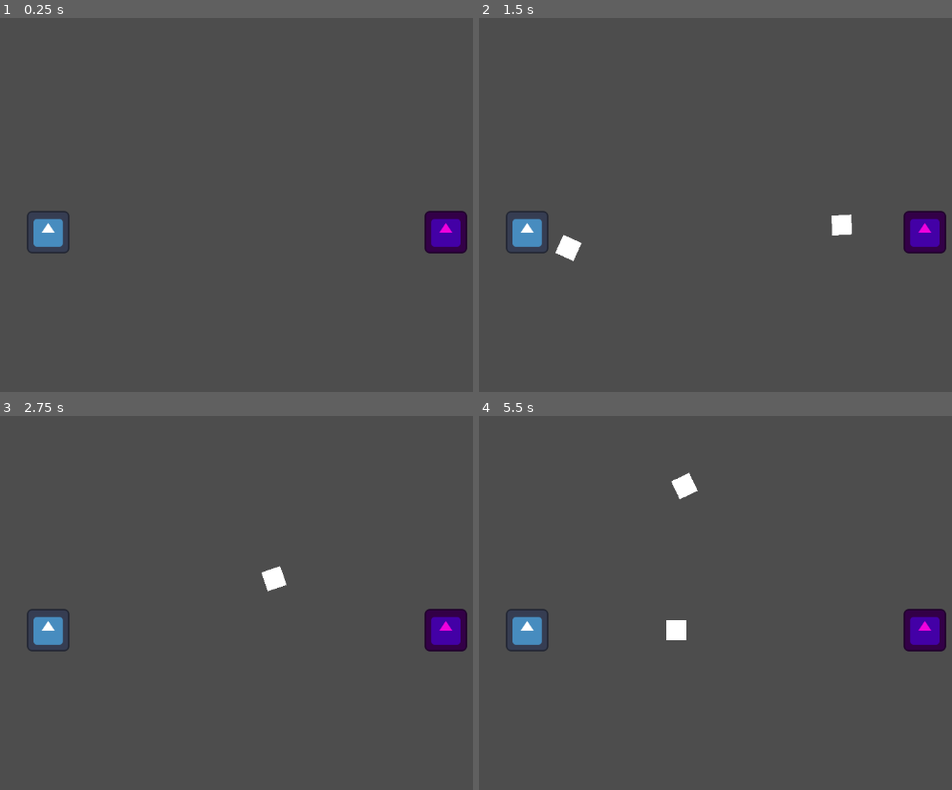
Above: before the commit, frames 1-4 (two rows, left to right).
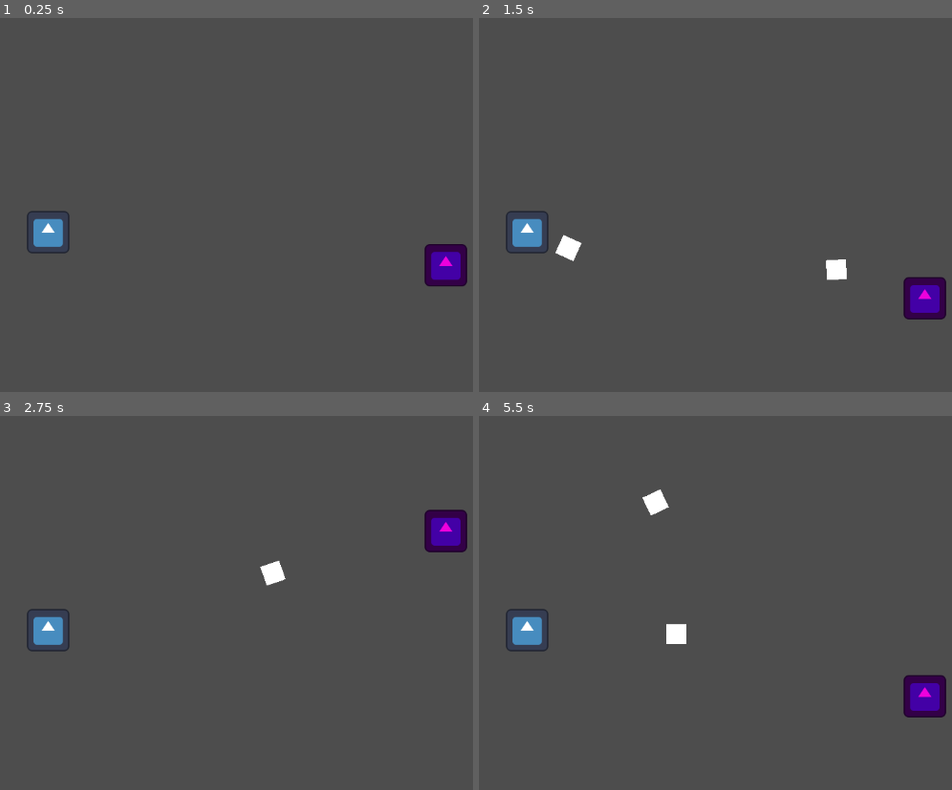
Above: after the commit, the same moments.

Repository: yueqianjian/BezierBullet
Game: Godot game, scene res://main.tscn
Two runs of this game, one before a commit and one after it. Both use one fixed random seed, a clock stepped at 60 frames per second and the inputs below. The engine's default icon, where the game draws it, is replaced by a stand-in: a white triangle on a blue panel in a dark square.
Inputs (mouse positions are in pixels of both pictures, inside the frame that each line leads up to):
- Up to frame 1 (0.25 s): no input
- Up to frame 2 (1.5 s): move the mouse to (895, 212) at 0.52 s; press the mouse at (895, 212) at 0.53 s; move the mouse to (573, 253) at 1.27 s; release the mouse at (573, 253) at 1.28 s; click (573, 253) at 1.35 s
- Up to frame 3 (2.75 s): move the mouse to (321, 535) at 2.02 s; press the mouse at (321, 535) at 2.03 s
- Up to frame 4 (5.5 s): move the mouse to (687, 715) at 2.77 s; release the mouse at (687, 715) at 2.78 s; click (687, 715) at 2.85 s; move the mouse to (outside the picture) at 3.52 s; press the mouse at (outside the picture) at 3.53 s; move the mouse to (497, 565) at 4.27 s; release the mouse at (497, 565) at 4.28 s; click (497, 565) at 4.35 s; move the mouse to (762, 629) at 5.02 s; press the mouse at (762, 629) at 5.03 s

The runs differ from the first frame. In frame 1, 1.7% of the frame differs, in the area x 89-99%, y 51-72%; in frame 2, 2.5%; in frame 3, 2.2%; in frame 4, 2.6%, in the area x 34-99%, y 15-81%.

Commit message:
update bullet

Diff:
--- a/bullet.gd
+++ b/bullet.gd
@@ -7,26 +7,34 @@
 var target_point = Vector2.ZERO
 var start_control_point = Vector2.ZERO
 var target_control_point = Vector2.ZERO
+var next_point = Vector2.ZERO
 var t = 0.0
 
 func _ready():
 	look_at(get_global_mouse_position())
 	direction = (get_global_mouse_position() - global_position).normalized()
+	next_point = global_position
+	start_point = global_position
 
+
+func set_next_point(delta):
 	var enemy = get_tree().get_first_node_in_group("enemy") as Node2D
 	if !enemy:
 		return
 
-	start_point = global_position
-	target_point = enemy.global_position
-	start_control_point = direction * (start_point.distance_to(target_point) / 0.3)
-	target_control_point = target_point
+	t = min((speed * delta / 500) + t, 1)
+	start_control_point = direction * (global_position.distance_to(enemy.global_position) / 0.3)
+	next_point = global_position.bezier_interpolate(start_control_point, enemy.global_position, enemy.global_position, t)
 
 
 func _physics_process(delta):
-	t = min((speed * delta / 500) + t, 1)
-	var new_point = start_point.bezier_interpolate(start_control_point, target_control_point, target_point, t)
-	global_position = global_position.move_toward(new_point, speed * delta)
+	var enemy = get_tree().get_first_node_in_group("enemy") as Node2D
+	if !enemy:
+		global_position += direction * delta * speed
+		return
+
+	set_next_point(delta)
+	global_position = global_position.move_toward(next_point, speed * delta)
 
 
 func _on_timer_timeout():
--- a/main.tscn
+++ b/main.tscn
@@ -1,7 +1,45 @@
-[gd_scene load_steps=3 format=3 uid="uid://dffr00x5cne8y"]
+[gd_scene load_steps=6 format=3 uid="uid://dffr00x5cne8y"]
 
 [ext_resource type="PackedScene" uid="uid://yq2xwp08rliq" path="res://player.tscn" id="1_qljpj"]
 [ext_resource type="PackedScene" uid="uid://be0bi8gra4elk" path="res://enemy.tscn" id="2_euvme"]
+
+[sub_resource type="Animation" id="Animation_16uml"]
+resource_name = "move"
+length = 4.0
+loop_mode = 1
+tracks/0/type = "value"
+tracks/0/imported = false
+tracks/0/enabled = true
+tracks/0/path = NodePath("Enemy:position")
+tracks/0/interp = 1
+tracks/0/loop_wrap = true
+tracks/0/keys = {
+"times": PackedFloat32Array(0, 1, 3),
+"transitions": PackedFloat32Array(1, 1, 1),
+"update": 0,
+"values": [Vector2(300, 0), Vector2(300, 200), Vector2(300, -200)]
+}
+
+[sub_resource type="Animation" id="Animation_pq2cj"]
+length = 0.001
+tracks/0/type = "value"
+tracks/0/imported = false
+tracks/0/enabled = true
+tracks/0/path = NodePath("Enemy:position")
+tracks/0/interp = 1
+tracks/0/loop_wrap = true
+tracks/0/keys = {
+"times": PackedFloat32Array(0),
+"transitions": PackedFloat32Array(1),
+"update": 0,
+"values": [Vector2(300, 0)]
+}
+
+[sub_resource type="AnimationLibrary" id="AnimationLibrary_gmckh"]
+_data = {
+"RESET": SubResource("Animation_pq2cj"),
+"move": SubResource("Animation_16uml")
+}
 
 [node name="Main" type="Node2D"]
 
@@ -14,3 +52,9 @@
 position = Vector2(300, 0)
 
 [node name="Pool" type="Node" parent="." groups=["pool"]]
+
+[node name="AnimationPlayer" type="AnimationPlayer" parent="."]
+autoplay = "move"
+libraries = {
+"": SubResource("AnimationLibrary_gmckh")
+}
